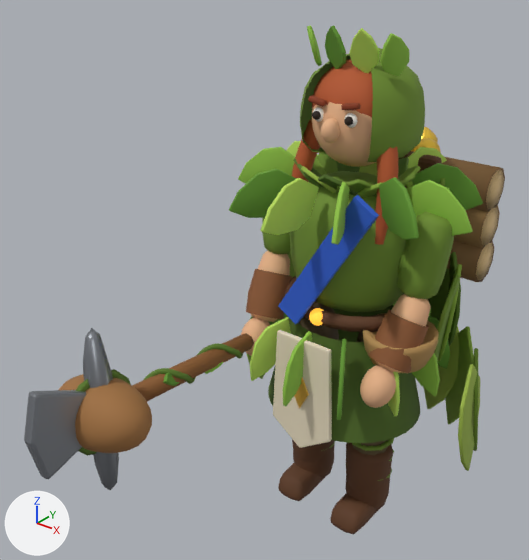
The glTF model public/models/tender.glb as it was, and as the next commit left it.
One viewpoint serves both versions: a camera (50 mm lens) standing at (0.682, -1.119, 1.166) and looking at (-0.068, -0.183, 0.586). Arrows for +X, +Y and +Z are at lower left; the lights stay in place. The picture after the commit comes second. Where no turn or scale is listed for an object, it has been applied to the vertices. Vertices at exactly the same position are counted once.

Names of what the first picture shows: 'apron', 'axeHead', 'chest_matte#62962e', 'chest_matte#6f8f2e', 'chest_matte#8fc244', 'head_matte#6f8f2e', 'head_matte#8fc244', 'head_matte#b5562a', 'head_matte#eab58a', 'hoodLeaf1', 'hoodLeaf2', 'malletHead', 'sash', 'skirt', 'sleeve.L' and 44 more.
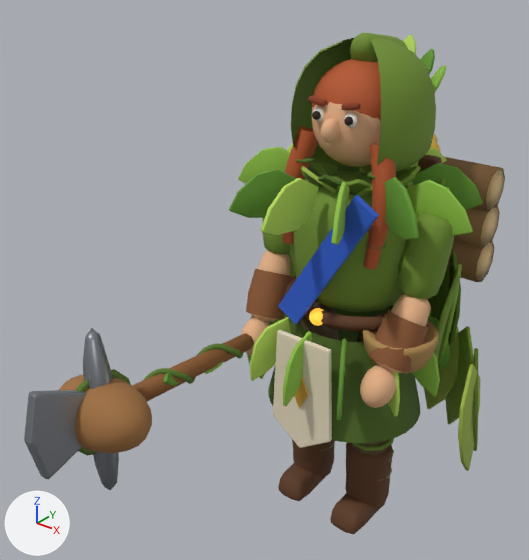
The change, as a list of edits to the scene's bpy script:
```text
Change me_head_matte_6f8f2e:
    remove me_head_matte_6f8f2e.from_pydata(...)  # 186 vertices, 311 faces; spans x -0.107..0.107, y -0.073..0.118, z -0.035..0.151
    add me_head_matte_6f8f2e.from_pydata(...)  # 241 vertices, 418 faces; spans x -0.126..0.126, y -0.078..0.14, z -0.055..0.181
    me_head_matte_6f8f2e part 1: the loose piece of 147 vertices spanning x -0.107..0.107, y -0.073..0.118, z -0.035..0.15 is rebuilt with 195 vertices and now spans x -0.126..0.126, y -0.078..0.14, z -0.055..0.177
    me_head_matte_6f8f2e part 2: the loose piece of 39 vertices spanning x -0.042..0.042, y 0.021..0.096, z 0.077..0.151 is rebuilt with 46 vertices and now spans x -0.053..0.053, y -0.022..0.096, z 0.074..0.181
Change me_head_matte_8fc244:
    remove me_head_matte_8fc244.from_pydata(...)  # 160 vertices, 312 faces; spans x -0.096..0.096, y -0.052..-0.002, z 0.12..0.191
    add me_head_matte_8fc244.from_pydata(...)  # 160 vertices, 312 faces; spans x -0.065..0.101, y 0.095..0.164, z 0.06..0.142
    me_head_matte_8fc244 part 3: the loose piece of 80 vertices spanning x -0.096..-0.062, y -0.052..-0.002, z 0.12..0.191 is multiplied about its middle by the matrix ((0.826, -0.216, 0.247), (0.16, 0.6, 0.629), (-0.407, -0.587, 0.55)), then moved by (0.163, 0.144, -0.066)
    me_head_matte_8fc244 part 4: the loose piece of 80 vertices spanning x 0.062..0.096, y -0.052..-0.002, z 0.12..0.191 is multiplied about its middle by the matrix ((0.699, 0.433, 0.018), (-0.469, 0.469, 0.676), (0.407, -0.587, 0.55)), then moved by (-0.124, 0.174, -0.046)
Change me_head_matte_b5562a:
    remove me_head_matte_b5562a.from_pydata(...)  # 541 vertices, 1070 faces; spans x -0.109..0.109, y -0.078..0.102, z -0.162..0.139
    add me_head_matte_b5562a.from_pydata(...)  # 541 vertices, 1070 faces; spans x -0.115..0.115, y -0.092..0.102, z -0.202..0.139
    me_head_matte_b5562a part 5: the loose piece of 104 vertices spanning x -0.109..-0.051, y -0.072..-0.001, z -0.162..0.027 is rebuilt with 104 vertices and now spans x -0.115..-0.054, y -0.092..-0.019, z -0.202..0.017
    me_head_matte_b5562a part 6: the loose piece of 104 vertices spanning x 0.051..0.109, y -0.072..-0.001, z -0.162..0.027 is rebuilt with 104 vertices and now spans x 0.054..0.115, y -0.092..-0.019, z -0.202..0.017
    me_head_matte_b5562a part 7: 15 vertices moved from x -0.084..0.032, y -0.036..0.089, z 0.07..0.138 to x -0.083..0.03, y -0.038..0.083, z 0.076..0.138; 30 vertices removed from x -0.07..0.052, y -0.048..0.096, z 0.074..0.138; 32 vertices added at x -0.063..0.049, y -0.052..0.096, z 0.07..0.138
    other edits to the shape of me_head_matte_b5562a do not show in these pictures
Change me_hoodleaf2:
    remove me_hoodleaf2.from_pydata(...)  # 80 vertices, 156 faces; spans x 0.0043..0.053, y -0.0558..-0.0247, z 0.9401..1.0157
    add me_hoodleaf2.from_pydata(...)  # 80 vertices, 156 faces; spans x -0.02..0.02, y 0.1378..0.1757, z 0.9195..0.9818
    me_hoodleaf2 part 8: 80 of 80 vertices moved; they spanned x 0.0043..0.053, y -0.0558..-0.0247, z 0.9401..1.0157 and now span x -0.02..0.02, y 0.1378..0.1757, z 0.9195..0.9818; mean shift (-0.0287, 0.1947, -0.0266)
Remove ob_hoodleaf1:
    ob_hoodleaf1 = bpy.data.objects.new('hoodLeaf1', me_hoodleaf1)
Add ob_head_matte_62962e:
    ob_head_matte_62962e = bpy.data.objects.new('head_matte#62962e', me_head_matte_62962e)  # 160 vertices, 312 faces; spans x -0.101..0.065, y 0.095..0.164, z 0.06..0.142; in mat_matte_62962e (green #62962e)
    ob_head_matte_62962e.location = (0.0, 0.0, 0.82)
Add ob_head_matte_5a7a26:
    ob_head_matte_5a7a26 = bpy.data.objects.new('head_matte#5a7a26', me_head_matte_5a7a26)  # 144 vertices, 288 faces; spans x -0.111..0.111, y -0.089..-0.027, z -0.165..-0.035; in mat_matte_5a7a26 (dark green #5a7a26)
    ob_head_matte_5a7a26.location = (0.0, 0.0, 0.82)
```

Where the change shows, as pixel boxes [x1, y1, x2, y2] in the pictures (529 x 560 px; the box of a moved part takes in the faces that stretch with it):
'head_matte#6f8f2e', reshaped (16% wider, 23% taller): before [300, 48, 425, 162]; after [291, 33, 436, 173]
'head_matte#b5562a', reshaped (7% wider, 13% taller): before [292, 59, 398, 245]; after [283, 58, 396, 269]
'head_matte#8fc244', reshaped (mostly hidden afterwards): before [307, 26, 409, 76]; after [431, 65, 446, 92]
'hoodLeaf2', reshaped: before [349, 28, 380, 73]; after [403, 34, 416, 54]
'hoodLeaf1', deleted (green): before [325, 25, 346, 69]
'head_matte#62962e', added (mostly hidden): after [420, 49, 435, 74]
'head_matte#5a7a26', added (mostly hidden): after [296, 156, 386, 249]
part 1 of me_head_matte_6f8f2e, rebuilt (16% wider, 25% taller): before [300, 54, 425, 162]; after [291, 38, 436, 173]
part 2 of me_head_matte_6f8f2e, rebuilt (mostly hidden before): before [379, 48, 383, 54]; after [350, 33, 408, 62]
part 3 of me_head_matte_8fc244, moved or reshaped: before [307, 26, 322, 66]; after [431, 65, 446, 92]
part 4 of me_head_matte_8fc244, moved or reshaped (not visible afterwards): before [380, 33, 409, 76]
part 5 of me_head_matte_b5562a, rebuilt: before [292, 119, 320, 182]; after [283, 126, 318, 244]
part 6 of me_head_matte_b5562a, rebuilt: before [375, 147, 398, 245]; after [364, 144, 396, 269]
part 7 of me_head_matte_b5562a, moved or reshaped: before [322, 59, 372, 86]; after [322, 58, 380, 86]
